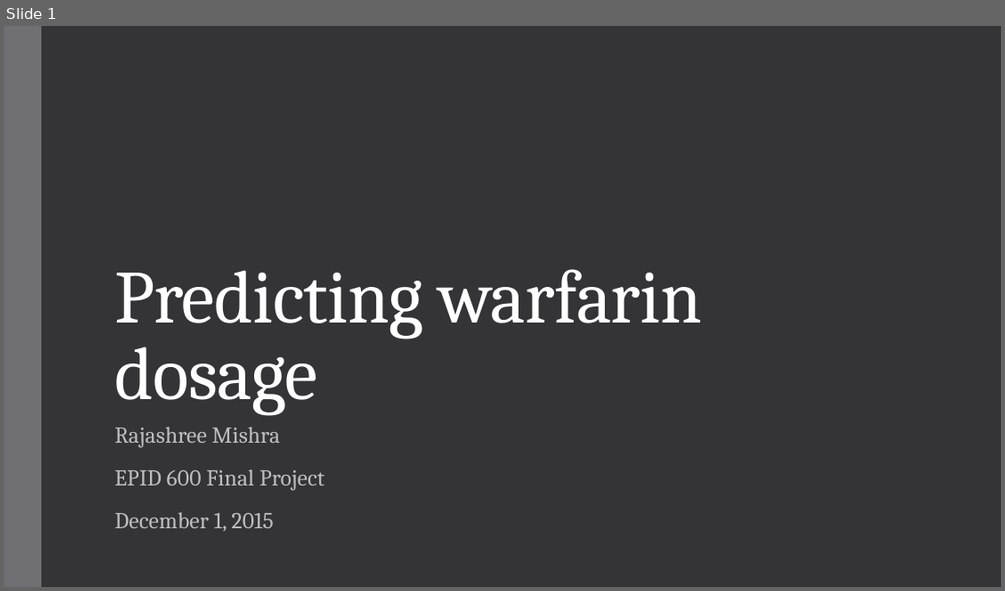
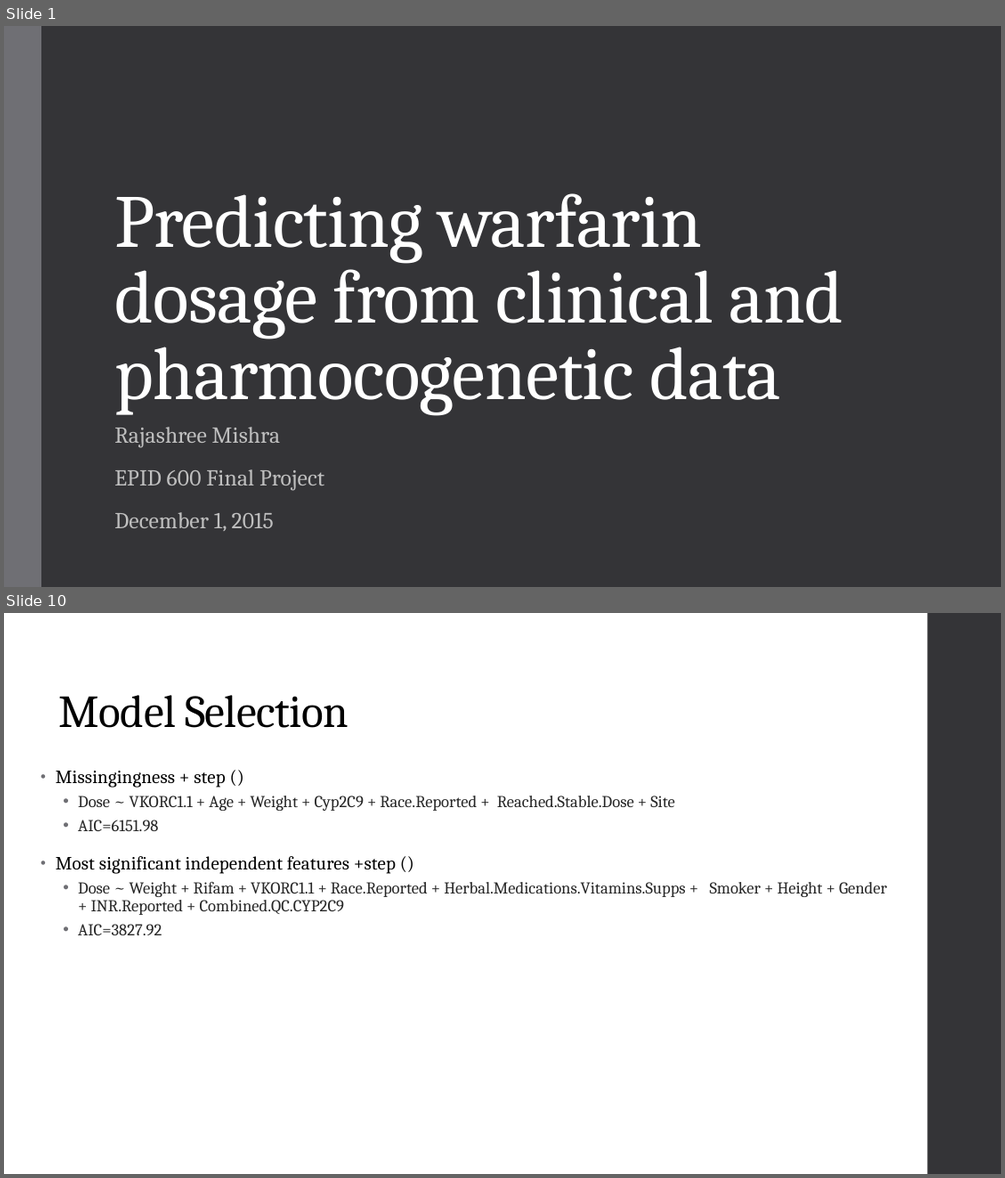
Before and after one commit to misraj/pharmgkb_project, a slide deck: EPID600_mishra.pptx. Shown one above the other, each under a label of ours: slide 1 before the commit, slides 1 and 10 after it; the slides between them are not shown. The pictures are 1005x591 and 1005x1178 pixels, drawn with LibreOffice and Linux fonts; fonts in the diff are those of the drawing. Boxes give left, top, right and bottom in pixels: in the first picture for what was removed or moved away, otherwise in the second. Text is boxed around its words. In the diff, an @@ line names an element or a change of style, - is before the commit and + after.

```diff
--- a/EPID600_mishra.pptx
+++ b/EPID600_mishra.pptx
@@ slide 10 added at bbox=[4, 613, 1001, 1174], background #FFFFFF @@
@@ rectangle added at bbox=[928, 613, 1001, 1174], fill #353537 @@
@@ title added at bbox=[59, 695, 348, 728], 44 pt, text #000000 @@
+Model Selection
@@ text added at bbox=[56, 771, 887, 935], 16 pt, text #262626 @@
+• Missingingness + step ()
+  • Dose ~ VKORC1.1 + Age + Weight + Cyp2C9 + Race.Reported + Reached.Stable.Dose + Site
+  • AIC=6151.98
+• Most significant independent features +step ()
+  • Dose ~ Weight + Rifam + VKORC1.1 + Race.Reported + Herbal.Medications.Vitamins.Supps + Smoker + Height + Gender + INR.Reported + Combined.QC.CYP2C9
+  • AIC=3827.92
@@ slide 1 changed as well @@
@@ title at bbox=[114, 193, 844, 415]: text changed @@
-Predicting warfarin dosage
+Predicting warfarin dosage from clinical and pharmocogenetic data
```
Also in this commit, not shown: 1 other slide changed, 11 other slides added, 3 slides removed.
